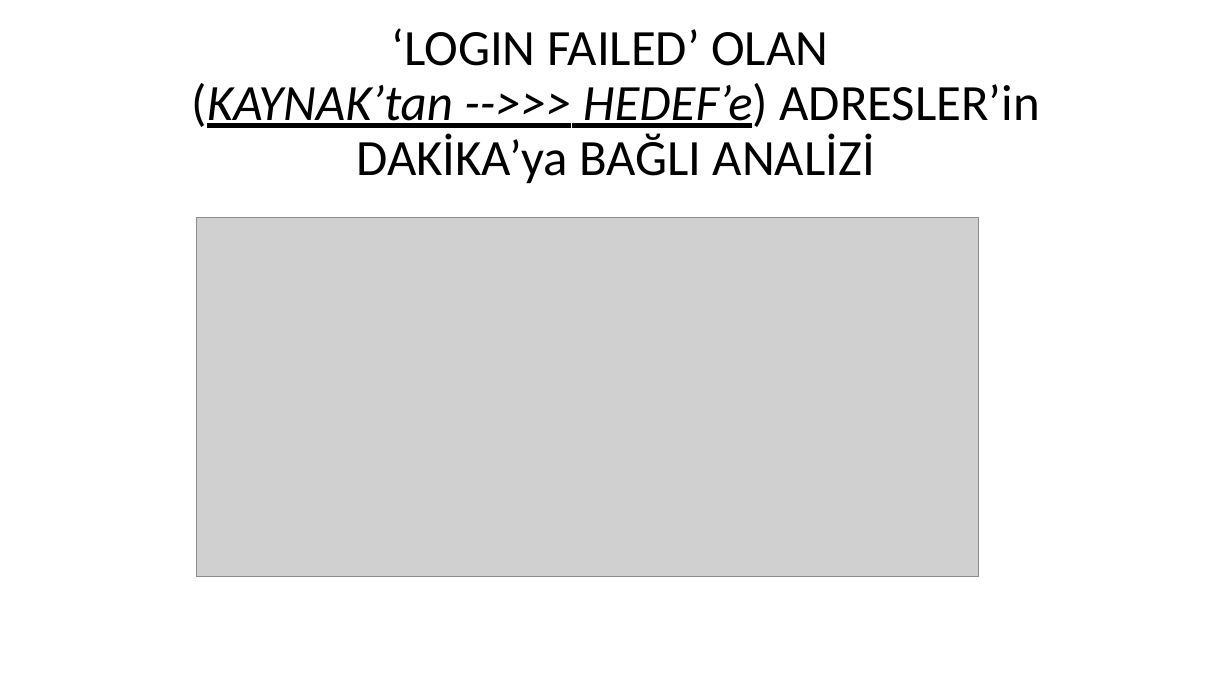
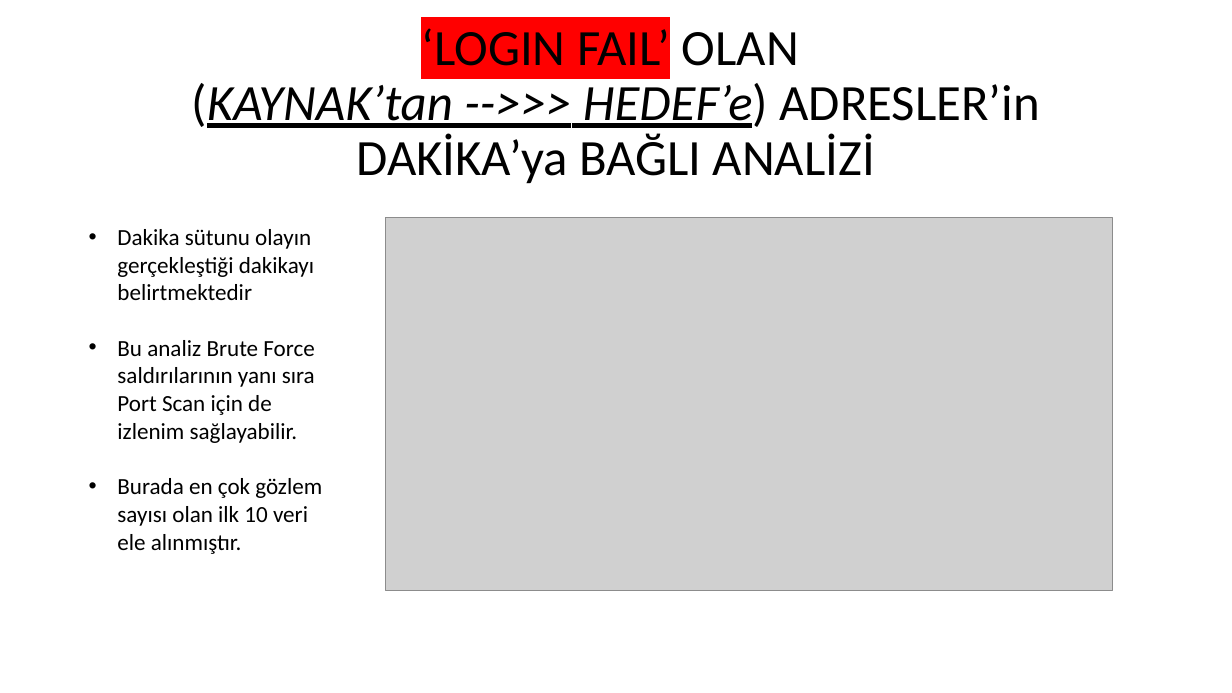
Before and after one commit to euphratesk/portf, a slide deck: slide 10 of Portfolio/ML/Classification Models/NextRay/NetworkTraffic.pptx (slide 8 before the commit). Drawn at 1232x693 pixels with LibreOffice and Linux fonts; fonts in the diff are those of the drawing; grey boxes stand for pictures. Boxes give left, top, right and bottom in pixels: in the first picture for what was removed or moved away, otherwise in the second. Text is boxed around its words. In the diff, an @@ line names an element or a change of style, - is before the commit and + after.

```diff
--- a/Portfolio/ML/Classification Models/NextRay/NetworkTraffic.pptx
+++ b/Portfolio/ML/Classification Models/NextRay/NetworkTraffic.pptx
@@ title at [192,28,1040,184]: text changed @@
-‘LOGIN FAILED’ OLAN
-(KAYNAK’tan -->>> HEDEF’e) ADRESLER’in
-DAKİKA’ya BAĞLI ANALİZİ
+‘LOGIN FAIL’ OLAN
+(KAYNAK’tan -->>> HEDEF’e) ADRESLER’in
+DAKİKA’ya BAĞLI ANALİZİ
@@ text added at [117,229,322,554], 18 pt, text #000000 @@
+• Dakika sütunu olayın gerçekleştiği dakikayı belirtmektedir
+• Bu analiz Brute Force saldırılarının yanı sıra Port Scan için de izlenim sağlayabilir.
+• Burada en çok gözlem sayısı olan ilk 10 veri ele alınmıştır.
@@ picture: place and size @@
-picture at [197,218,979,577]
+picture at [385,218,1113,591]
```
Also in this commit, not shown: 7 other slides changed, 9 slides added, 2 other files.
